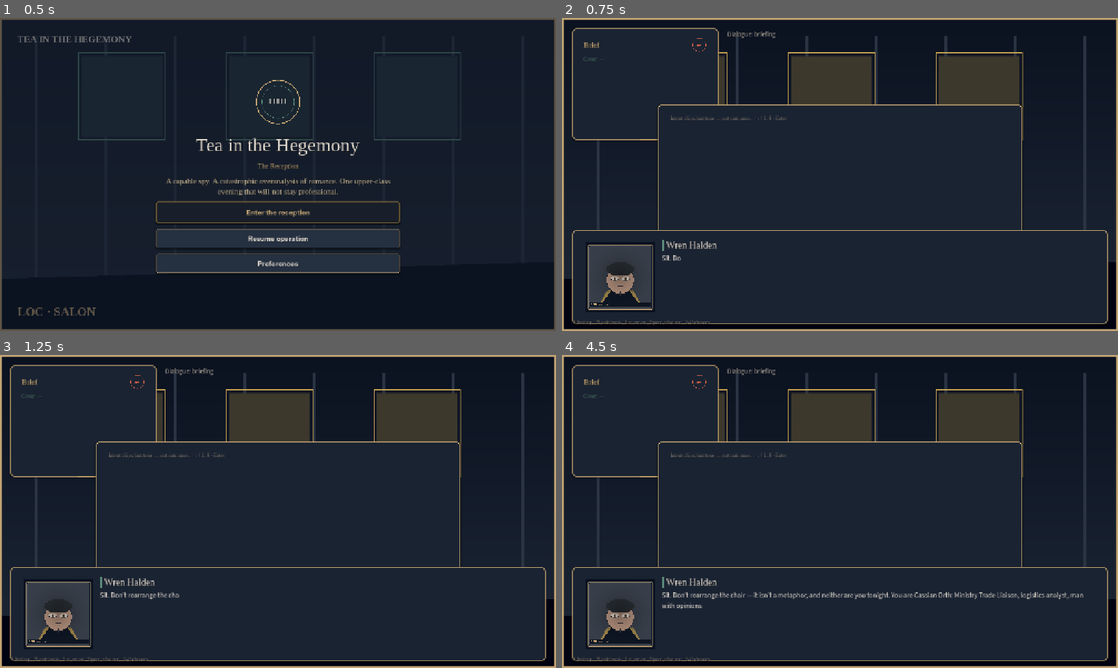
Above: before the commit, frames 1-4 (two rows, left to right).
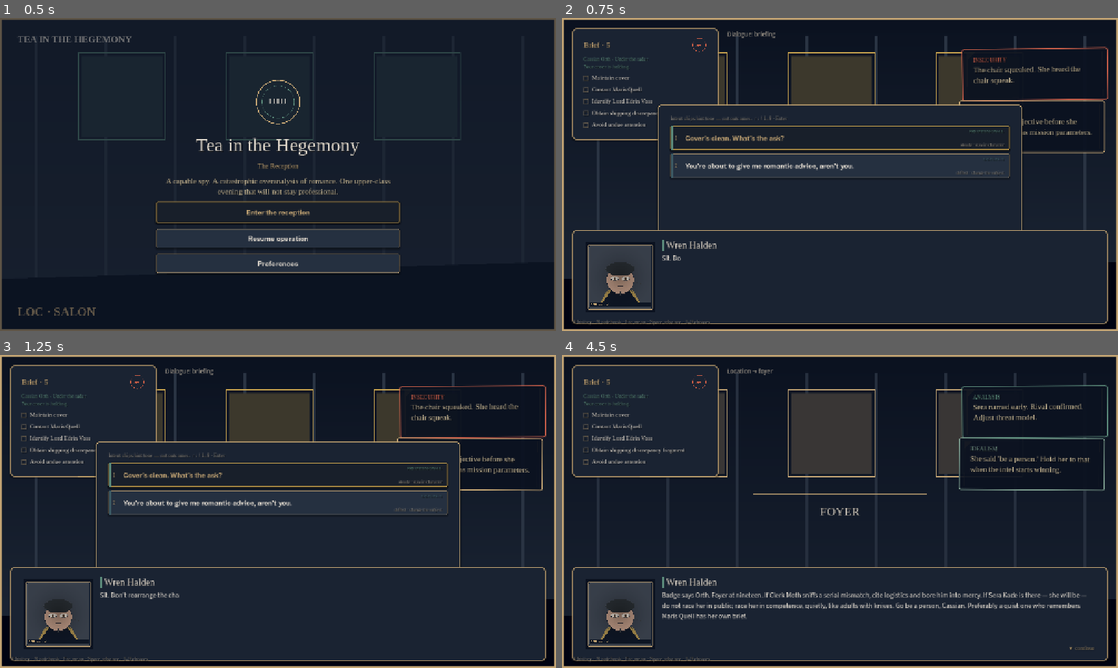
Above: after the commit, the same moments.

Repository: jxav22/tea-in-the-hegemony
Game: Godot game, scene res://scenes/main/boot.tscn
Two runs of this game, one before a commit and one after it. Both use one fixed random seed, a clock stepped at 60 frames per second and the inputs below.
Inputs (mouse positions are in pixels of both pictures, inside the frame that each line leads up to):
- Up to frame 1 (0.5 s): no input
- Up to frame 2 (0.75 s): click "Enter the reception" at 0.5 s
- Up to frame 3 (1.25 s): no input
- Up to frame 4 (4.5 s): click (840, 473) at 1.25 s, where only the run after the commit has a clickable "Cover's clean. What's the ask?"; click (840, 502) at 2 s, where only the run after the commit has a clickable "Define 'heat' before you defi…"; click (840, 502) at 2.75 s, where only the run after the commit has a clickable "I'm not running a courtship f…"; click (840, 502) at 3.5 s, where only the run after the commit has a clickable "You road-tested that on a mir…"; tap Enter (ui_accept) at 4.25 s; move the mouse to (840, 614) at 4.27 s; hold Up (ui_up) from 4.28 s (still down); tap 1 at 4.35 s; click (840, 614) at 4.42 s

Frame 1 is identical in both runs. In frame 2, 4.8% of the frame differs, in the area x 3-99%, y 7-52%; in frame 3, 4.7%; in frame 4, 8.0%, in the area x 3-99%, y 4-95%.
Error before the commit: Parse Error: Cannot infer the type of "n" variable because the value doesn't have a set type. (res://scripts/ui/choice_list.gd:88)

Commit message:
Rebase QA onto main (Systems #8); typed GDScript null-safety fixes
Full suite green: validators, 7 ending probes, strategy sims, Godot tests.

Co-authored-by: Jason <jasxavier7@gmail.com>

Diff:
--- a/scripts/espionage/cover_api.gd
+++ b/scripts/espionage/cover_api.gd
@@ -134,11 +134,11 @@
 
 static func mission_complete_enough() -> bool:
 	if GameState.systems != null:
-		var obtained := GameState.systems.evidence.is_obtained("frag.shipping_delta")
-		var met := FlagStore.get_flag(&"met_maris", false) == true
-		var voss := (
-			FlagStore.get_flag(&"identified_voss", false) == true
-			or FlagStore.get_flag(&"spotted_voss", false) == true
+		var obtained: bool = GameState.systems.evidence.is_obtained("frag.shipping_delta")
+		var met: bool = bool(FlagStore.get_flag(&"met_maris", false))
+		var voss: bool = (
+			bool(FlagStore.get_flag(&"identified_voss", false))
+			or bool(FlagStore.get_flag(&"spotted_voss", false))
 		)
 		return obtained or (met and voss)
 	return (
--- a/scripts/ui/choice_list.gd
+++ b/scripts/ui/choice_list.gd
@@ -85,7 +85,7 @@
 		_buttons[_index].emit_signal("pressed")
 		get_viewport().set_input_as_handled()
 	elif event is InputEventKey and event.pressed and event.keycode >= KEY_1 and event.keycode <= KEY_9:
-		var n := event.keycode - KEY_1
+		var n: int = int(event.keycode) - KEY_1
 		if n < _buttons.size():
 			_buttons[n].emit_signal("pressed")
 			get_viewport().set_input_as_handled()
Not shown, changed: HANDOFF.md
